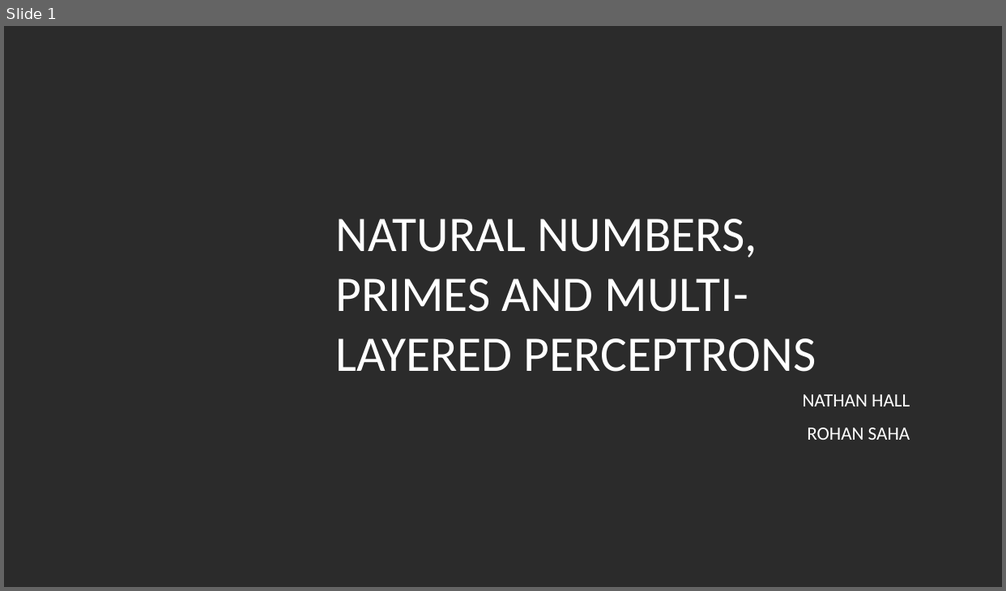
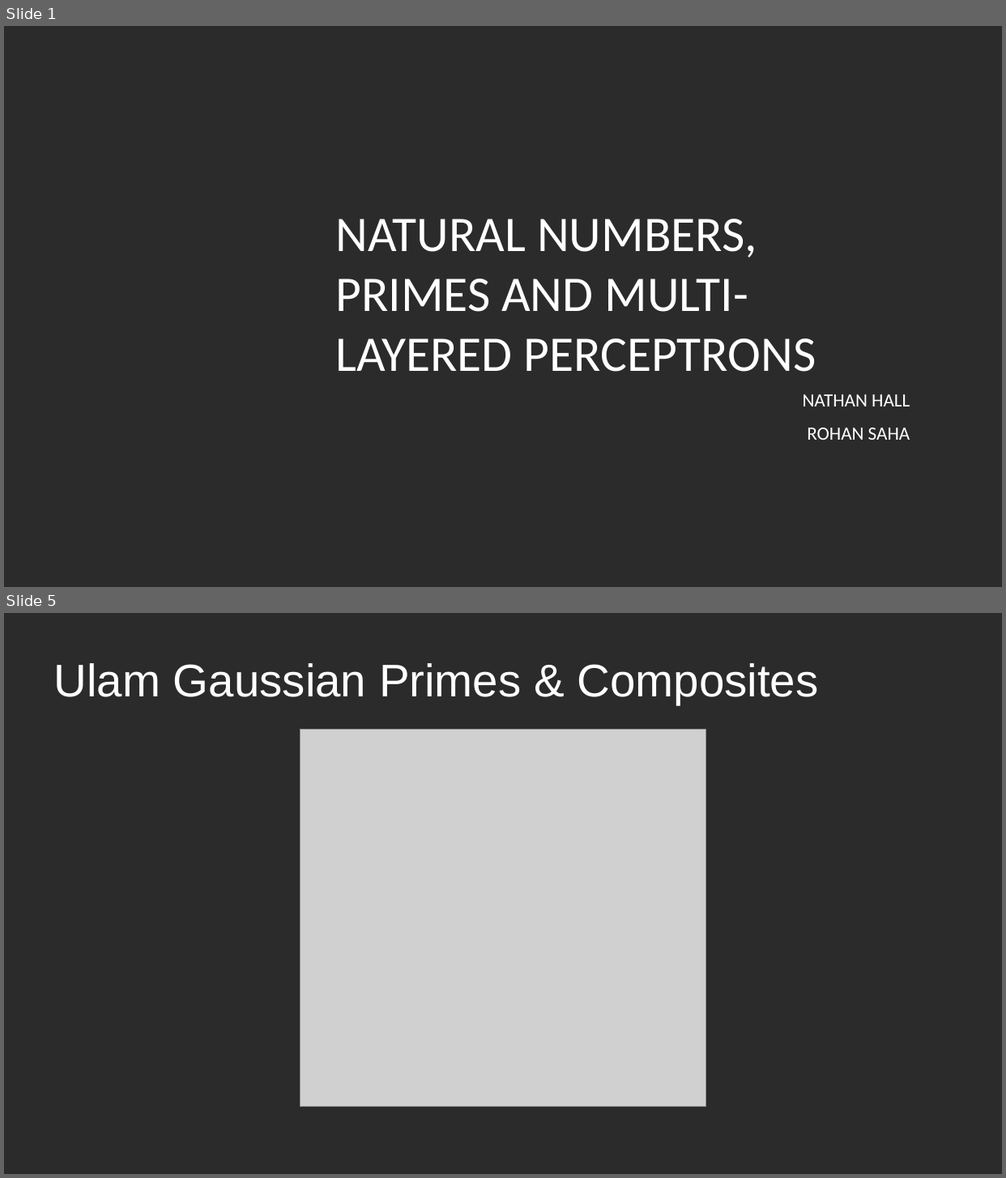
Before and after one commit to rohansaha/CSC-635-Data-Mining-, a slide deck: Classifying natural numbers.pptx. Shown one above the other, each under a label of ours: slide 1 before the commit, slides 1 and 5 after it; the slides between them are not shown. The pictures are 1006x591 and 1006x1178 pixels, drawn with LibreOffice and Linux fonts; fonts in the diff are those of the drawing; grey boxes stand for pictures; background and template pictures are left out; a plain dark background stands for a picture behind light text. Boxes give left, top, right and bottom in pixels: in the first picture for what was removed or moved away, otherwise in the second. Text is boxed around its words. In the diff, an @@ line names an element or a change of style, - is before the commit and + after.

```diff
--- a/Classifying natural numbers.pptx
+++ b/Classifying natural numbers.pptx
@@ slide 5 added at [4,613,1002,1174], background picture (left out) @@
@@ title added at [54,663,818,705], 44 pt, text #FFFFFF @@
+Ulam Gaussian Primes & Composites
@@ picture added at [300,729,706,1107] @@
```
Also in this commit, not shown: 5 slides changed, 6 other slides added, 5 slides removed.
